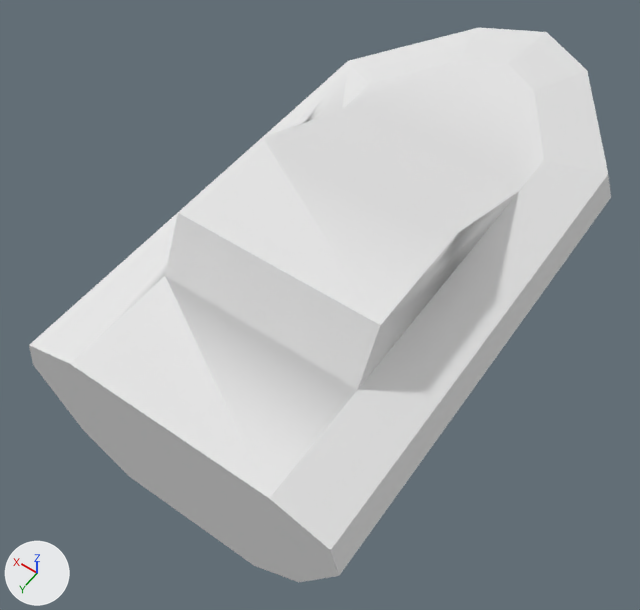
A saved change to the OBJ model Assets/Watercraft pack/watercraftPack_019.obj.
Both versions are drawn from a 50 mm camera at (-1.62, 2.1, 4.13) aimed at (0.12, -0.33, 0.3). Lighting does not change. The marker at lower left points along +X, +Y and +Z. Where no turn or scale is listed for an object, it has been applied to the vertices.

In view in the first picture: 'watercraftPack_019'.
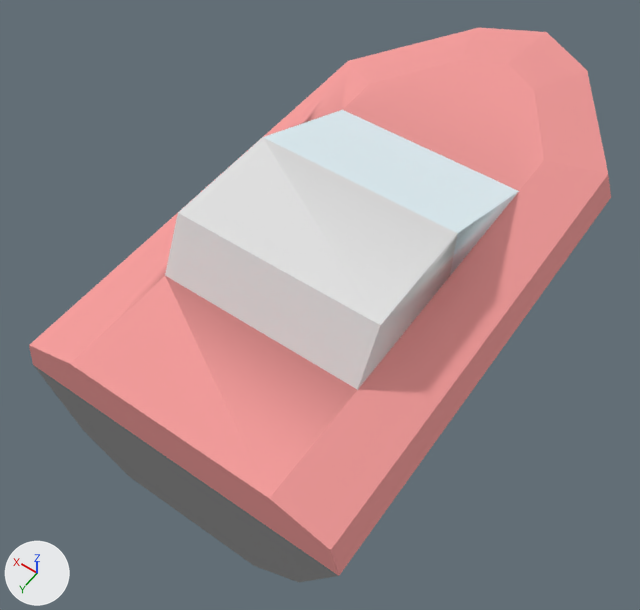
Where the change shows, as pixel boxes (x1, y1, x2, y2) in the pictures (640 x 610 px):
'watercraftPack_019', recoloured (white to pink): (29, 28, 611, 582) in both

What changed in the scene script:
```text
Change mat_red_metal:
    mat_red_metal.base_color: (0.8, 0.8, 0.8) -> (0.91, 0.333, 0.325)  # white #e7e7e7 -> pink #f59c9a
Change mat_dark_metal:
    mat_dark_metal.base_color: (0.8, 0.8, 0.8) -> (0.267, 0.267, 0.267)  # white #e7e7e7 -> grey #8d8d8d
```
